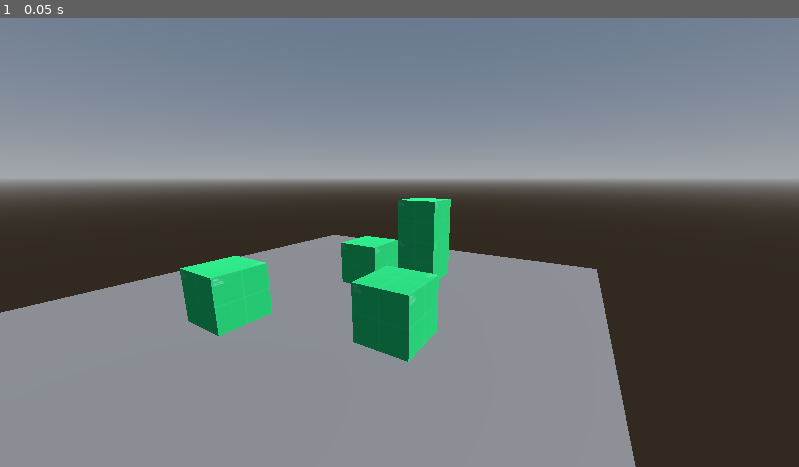
Above: before the commit, frame 1.
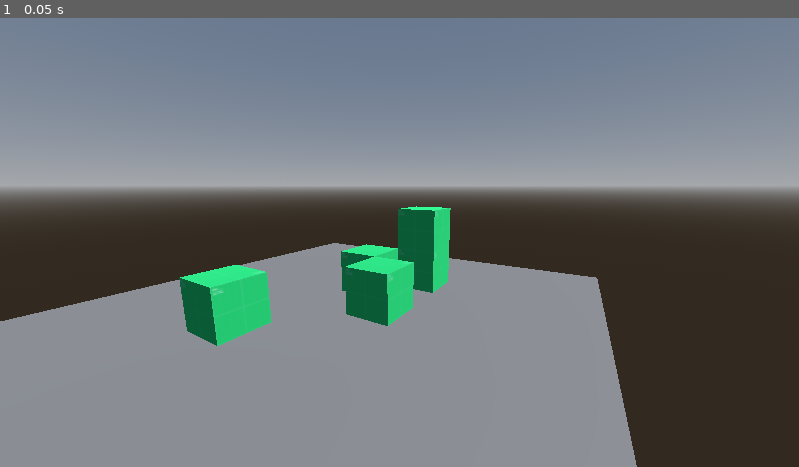
Above: after the commit, the same moment.

Repository: 0x5e8/mold-control
Game: Godot game, scene res://game.tscn
Two runs of this game, one before a commit and one after it. Both use one fixed random seed, a clock stepped at 60 frames per second and the inputs below. Before the commit the project has no main scene; this scene is started directly in both runs.
Inputs:
- Up to frame 1 (0.05 s): no input

The runs differ from the first frame. In frame 1, 7.6% of the frame differs, in the area x 0-100%, y 36-100%.

Commit message:
mouse zoom

Diff:
--- a/game.tscn
+++ b/game.tscn
@@ -1,6 +1,7 @@
-[gd_scene load_steps=6 format=3 uid="uid://bl6kx2v8meotl"]
+[gd_scene load_steps=7 format=3 uid="uid://bl6kx2v8meotl"]
 
 [ext_resource type="PackedScene" uid="uid://pkjgwfcx7x34" path="res://class/Building.tscn" id="2_7bi7w"]
+[ext_resource type="Script" path="res://mouse_controller.gd" id="2_bju7i"]
 
 [sub_resource type="PlaneMesh" id="PlaneMesh_upfmh"]
 size = Vector2(10, 10)
@@ -29,7 +30,7 @@
 transform = Transform3D(1, 0, 0, 0, 1, 0, 0, 0, 1, -2, 0, -1)
 
 [node name="Building5" parent="." instance=ExtResource("2_7bi7w")]
-transform = Transform3D(1, 0, 0, 0, 1, 0, 0, 0, 1, -1, 0, 2)
+transform = Transform3D(1, 0, 0, 0, 1, 0, 0, 0, 1, 0, 0, 1)
 
 [node name="plane" type="MeshInstance3D" parent="."]
 transform = Transform3D(1, 0, 0, 0, 1, 0, 0, 0, 1, 0, -0.5, 0)
@@ -37,10 +38,13 @@
 
 [node name="camera" type="Camera3D" parent="."]
 unique_name_in_owner = true
-transform = Transform3D(0.513541, 0.185719, -0.837725, 0, 0.976296, 0.21644, 0.858065, -0.111151, 0.501368, -4.709, 2.04, 4.273)
+transform = Transform3D(0.513541, 0.163726, -0.8423, 0, 0.981627, 0.190809, 0.858065, -0.0979883, 0.504106, -4.709, 2.065, 4.273)
 
 [node name="environment" type="WorldEnvironment" parent="."]
 environment = SubResource("Environment_0836c")
 
 [node name="sun" type="DirectionalLight3D" parent="."]
 transform = Transform3D(1, 0, 0, 0, 0.672354, 0.74023, 0, -0.74023, 0.672354, 0, 8.77538, 0)
+
+[node name="mouse-controller" type="Node" parent="."]
+script = ExtResource("2_bju7i")
--- /dev/null
+++ b/mouse_controller.gd
@@ -0,0 +1,23 @@
+extends Node
+
+func _unhandled_input(event: InputEvent) -> void:
+	if event is InputEventMouseButton:
+		if not event.pressed: return
+
+		match event.button_index:
+			MOUSE_BUTTON_LEFT:
+				pass
+			MOUSE_BUTTON_RIGHT:
+				pass
+			MOUSE_BUTTON_MIDDLE:
+				pass
+			MOUSE_BUTTON_WHEEL_DOWN:
+				if %camera.fov < 75:
+					%camera.fov += 5
+				else:
+					%camera.fov = 75
+			MOUSE_BUTTON_WHEEL_UP:
+				if %camera.fov > 5:
+					%camera.fov -= 5
+				else:
+					%camera.fov = 5
--- a/project.godot
+++ b/project.godot
@@ -11,5 +11,6 @@
 [application]
 
 config/name="mold-control"
+run/main_scene="res://game.tscn"
 config/features=PackedStringArray("4.3", "Forward Plus")
 config/icon="res://icon.svg"
